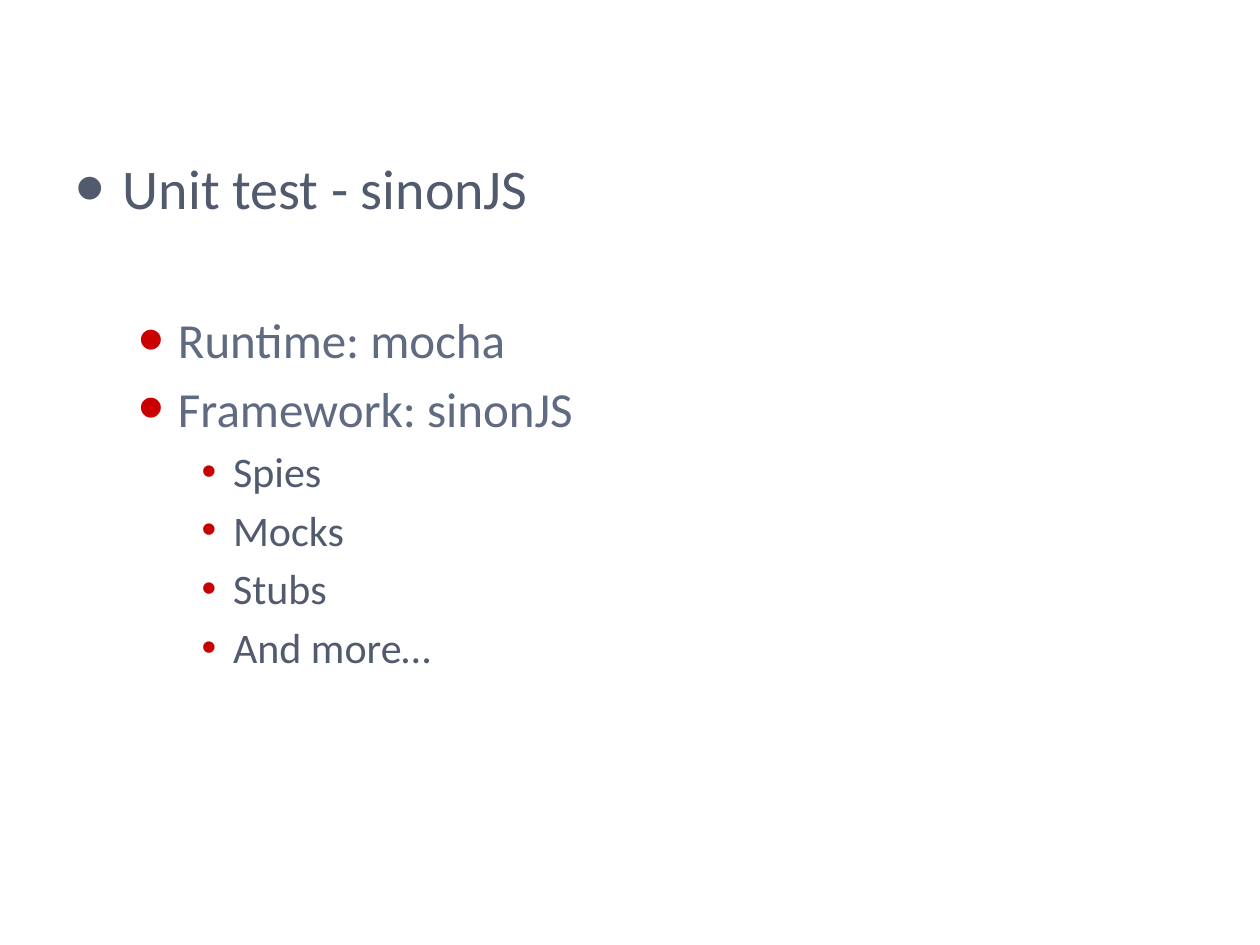
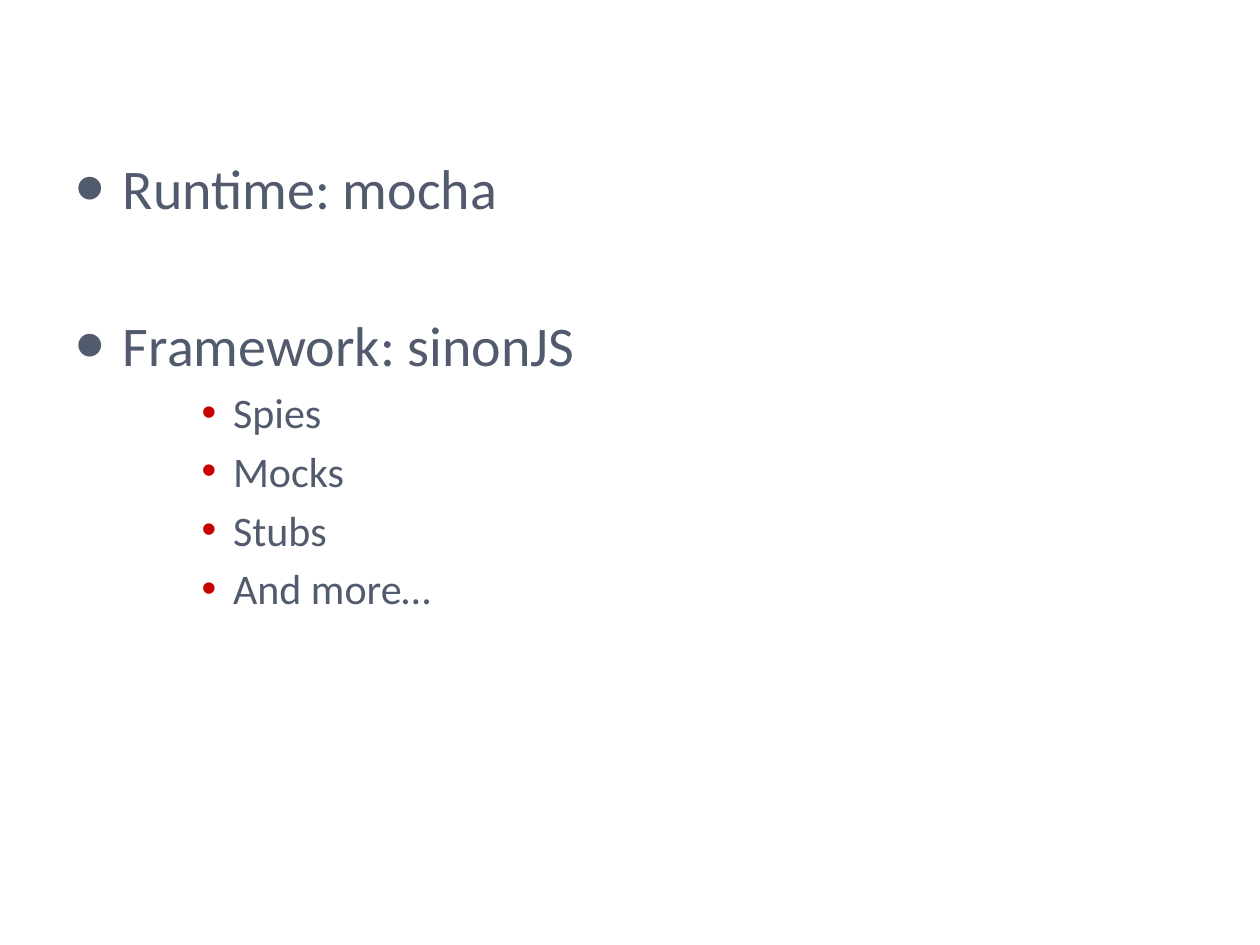
Before and after one commit to APGoblinShark/ap-bb-resources, a slide deck: slide 34 of AP-BrownBag(Javascript).pptx. Drawn at 1260x945 pixels with LibreOffice and Linux fonts; fonts in the diff are those of the drawing; background and template pictures are left out. Boxes give left, top, right and bottom in pixels: in the first picture for what was removed or moved away, otherwise in the second. Text is boxed around its words. In the diff, an @@ line names an element or a change of style, - is before the commit and + after.

```diff
--- a/AP-BrownBag(Javascript).pptx
+++ b/AP-BrownBag(Javascript).pptx
@@ text at (123,170,528,210): paragraph removed @@
-• Unit test - sinonJS
@@ text at (123,170,575,367): size 28 to 32 pt, text colour #606A80 to #525B6E in "Runtime: mocha", "Framework: sinonJS"; list level 2 to 1 in "Runtime: mocha"; list level 2 to 1 in "Framework: sinonJS" @@
```
Also in this commit, not shown: 3 other slides changed, 2 slides added.
